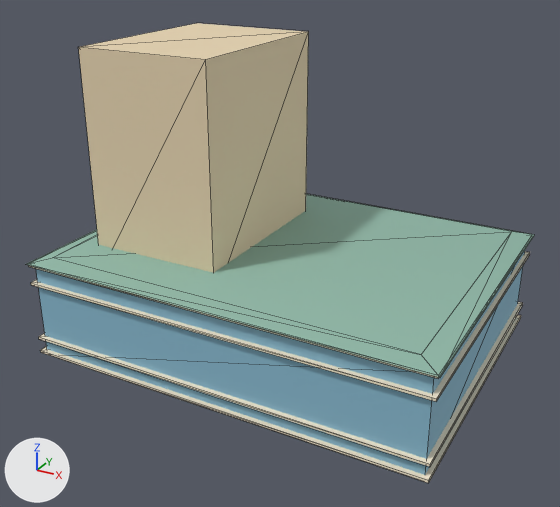
A saved change to the glTF model public/assets/renovation/v2/models/modern-3-lod2.glb.
Rendered twice from a 50 mm camera at (26.9, -50.8, 32.9) aimed at (0.0, -1.8, 8.4). The lights are fixed; the arrows at lower left show +X, +Y and +Z. The first picture is the older version. Mesh edges are drawn as thin lines. Where no turn or scale is listed for an object, it has been applied to the vertices. Vertices at exactly the same position are counted once.

Objects in the first picture: 'modern-3_architecture'.
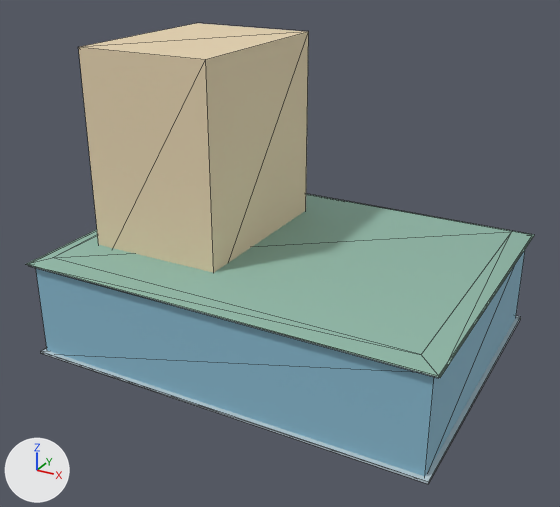
Boxes (x1, y1, x2, y2) around the edits, measured in the pictures (560 x 507 px; the box of a moved part takes in the faces that stretch with it):
'modern-3_architecture', reshaped
    before: (26, 23, 534, 483)
    after: (26, 23, 534, 484)
part 1 of me_modern_3_002, deleted
    before: (39, 302, 523, 467)
part 2 of me_modern_3_002, deleted
    before: (31, 251, 530, 401)
part 3 of me_modern_3_002, moved or reshaped
    before: (41, 315, 521, 483)
    after: (41, 316, 521, 484)
part 4 of me_modern_3_002, recoloured
    both: (28, 265, 521, 483)

The edits, one by one:
Material 'frame' (mat_frame) is new.
Its base color is (0.5, 0.61, 0.66) (pale blue #bccdd4).
Its roughness is 0.75.
me_modern_3_002 is used by ob_modern_3_architecture.
Verts and faces of me_modern_3_002; kept vertices keep their numbers, new ones are numbered from 56.
Before the commit, vertices of me_modern_3_002: 8 (-16.4, -12.4, 0.2) at pixel (40, 352), 9 (-16.4, 12.4, 0.2), 10 (16.4, 12.4, 0.2) at pixel (520, 317), 11 (16.4, -12.4, 0.2) at pixel (428, 483), 12 (-16.4, -12.4, 0.5) at pixel (40, 350).
Before the commit, vertices of me_modern_3_002: 13 (16.4, -12.4, 0.5) at pixel (428, 480), 14 (16.4, 12.4, 0.5) at pixel (521, 315), 15 (-16.4, 12.4, 0.5).
me_modern_3_002 had 56 vertices, 82 faces and spanned x -16.5..16.5, y -12.5..12.5, z 0.0..24.0.
me_modern_3_002 now has 40 vertices, 58 faces and spans x -16.5..16.5, y -12.5..12.5, z 0.0..24.0.
me_modern_3_002 part 1: the loose piece of 8 vertices spanning x -16.4..16.4, y -12.4..12.4, z 1.5..1.7 is deleted.
me_modern_3_002 part 2: the loose piece of 8 vertices spanning x -16.4..16.4, y -12.4..12.4, z 6.3..6.5 is deleted.
Part 3, on me_modern_3_002:
Vertices 8 to 11 move by (0.0, 0.0, 0.0).
Vertices 12 to 15 move by (0.0, 0.0, -0.2).
me_modern_3_002 part 4: 24 faces spanning x -16.4..16.4, y -12.4..12.4, z 0.2..8.1 switch from mat_trim_047 (pale yellow #f7ebd1) to mat_frame (pale blue #bccdd4).
